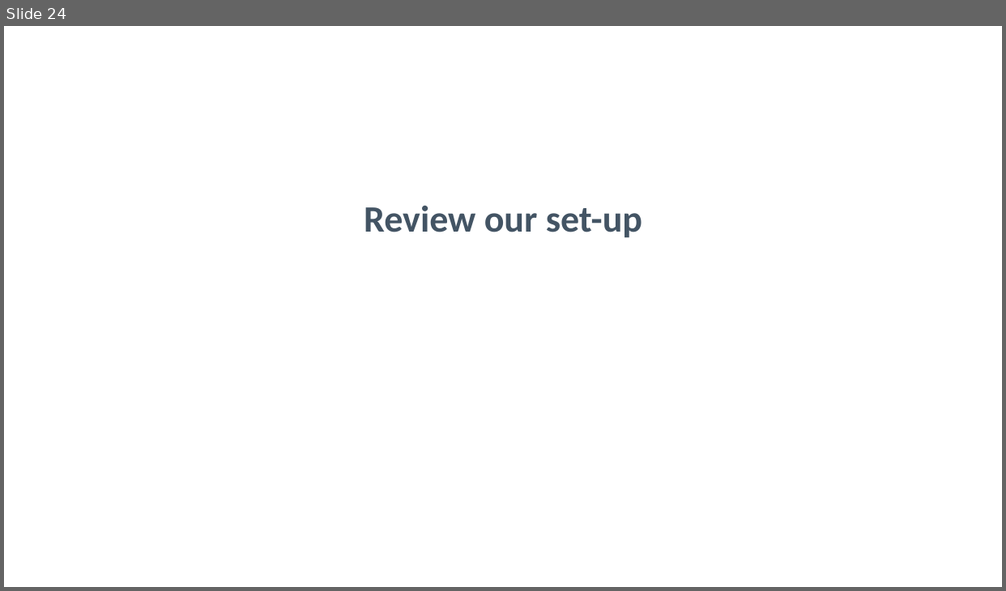
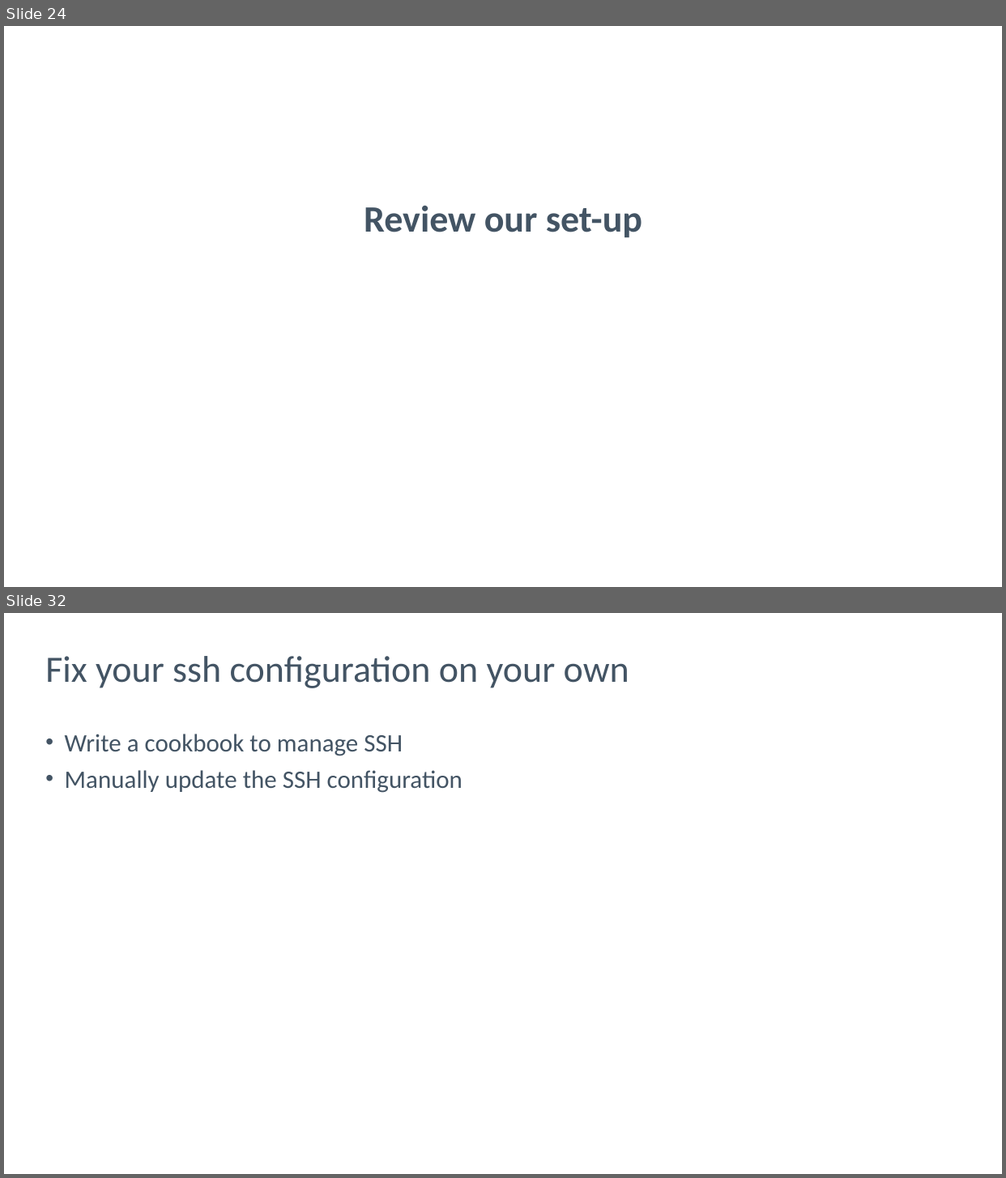
Before and after one commit to nathenharvey/introduction-to-inspec, a slide deck: powerpoint/Continuous-Compliance.pptx. Shown one above the other, each under a label of ours: slide 24 before the commit, slides 24 and 32 after it; the slides between them are not shown. The pictures are 1006x591 and 1006x1178 pixels, drawn with LibreOffice and Linux fonts; fonts in the diff are those of the drawing; background and template pictures are left out. Boxes give left, top, right and bottom in pixels: in the first picture for what was removed or moved away, otherwise in the second. Text is boxed around its words. In the diff, an @@ line names an element or a change of style, - is before the commit and + after.

```diff
--- a/powerpoint/Continuous-Compliance.pptx
+++ b/powerpoint/Continuous-Compliance.pptx
@@ slide 32 added at (4,613,1002,1174), background picture (left out) @@
@@ title added at (45,656,629,688), 43 pt, text #435464 @@
+Fix your ssh configuration on your own
@@ text added at (65,734,462,793), 29 pt, text #435464 @@
+• Write a cookbook to manage SSH
+• Manually update the SSH configuration
```
Also in this commit, not shown: 11 other slides added.
